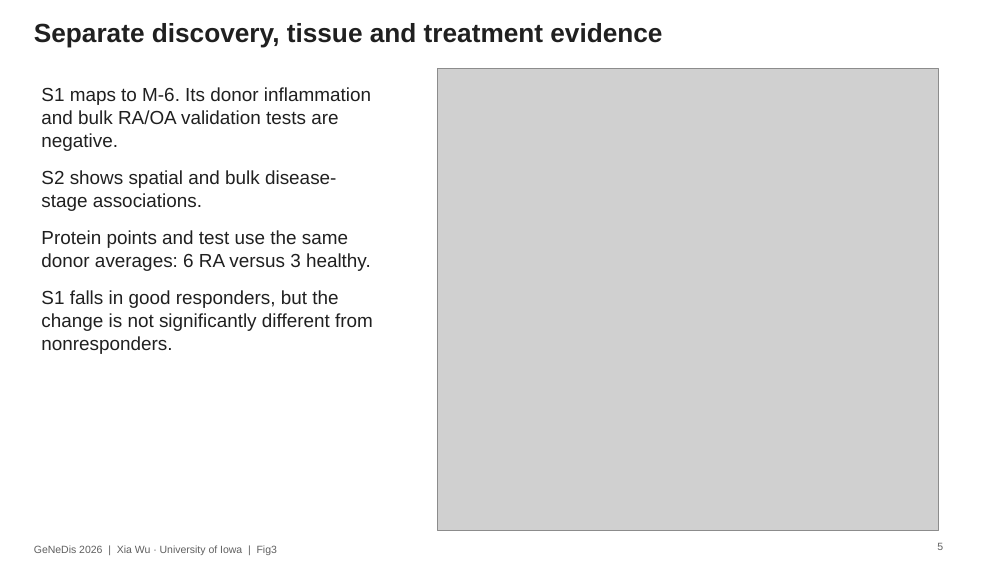
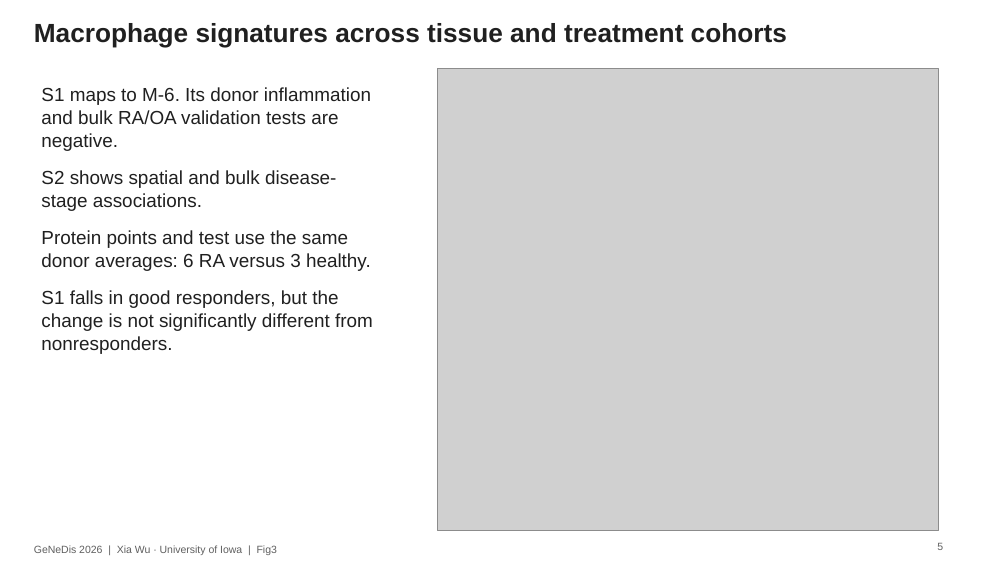
Before and after one commit to candicewu0515/genedis2026-ra-multiomics, a slide deck: slide 5 of presentation/GeNeDis2026_RA_results.pptx. Drawn at 1008x567 pixels with LibreOffice and Linux fonts; fonts in the diff are those of the drawing; grey boxes stand for pictures. Boxes give left, top, right and bottom in pixels: in the first picture for what was removed or moved away, otherwise in the second. Text is boxed around its words. In the diff, an @@ line names an element or a change of style, - is before the commit and + after.

```diff
--- a/presentation/GeNeDis2026_RA_results.pptx
+++ b/presentation/GeNeDis2026_RA_results.pptx
@@ text at (x1=34, y1=23, x2=787, y2=47): text changed @@
-Separate discovery, tissue and treatment evidence
+Macrophage signatures across tissue and treatment cohorts
```
Also in this commit, not shown: 6 other slides changed, 13 other files.
